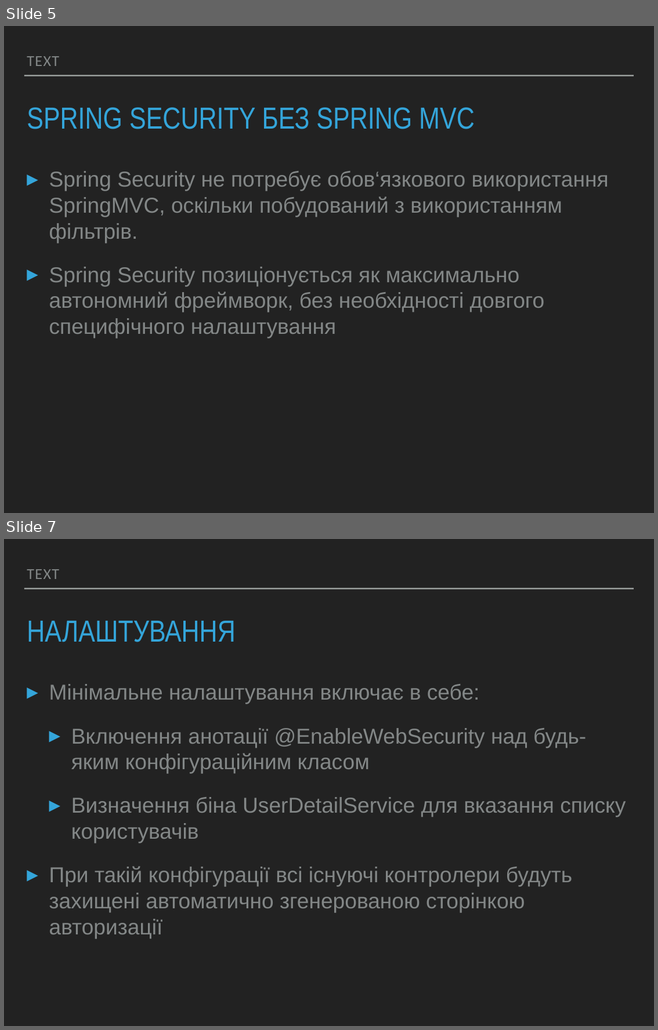
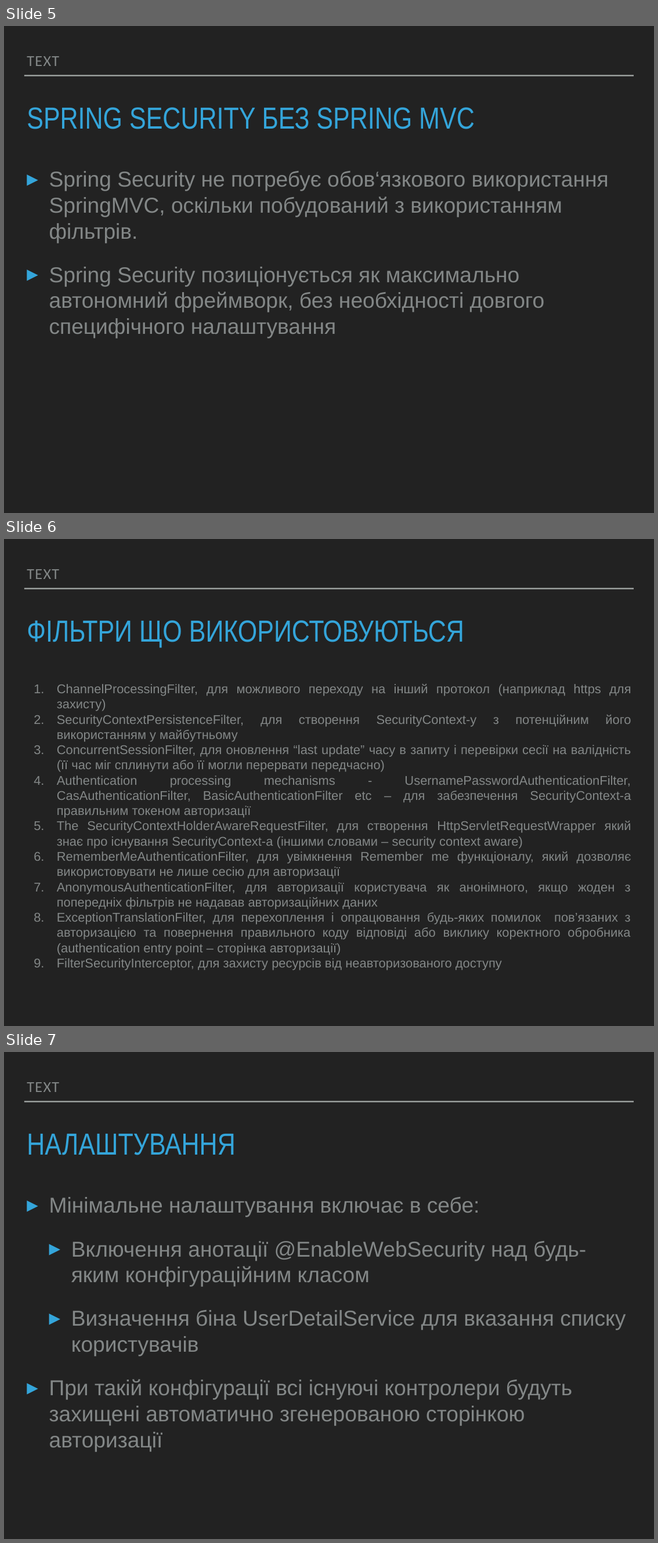
Before and after one commit to RetAlex/SpringLab_2019, a slide deck: assets/SpringSecurity.pptx. Shown one above the other, each under a label of ours: slides 5 and 7 before the commit, slides 5, 6 and 7 after it; the slides between them are not shown. The pictures are 658x1030 and 658x1543 pixels, drawn with LibreOffice and Linux fonts; fonts in the diff are those of the drawing. Boxes give left, top, right and bottom in pixels: in the first picture for what was removed or moved away, otherwise in the second. Text is boxed around its words. In the diff, an @@ line names an element or a change of style, - is before the commit and + after.

Commit message:
Updated Spring Security .pptx

```diff
--- a/assets/SpringSecurity.pptx
+++ b/assets/SpringSecurity.pptx
@@ slide 6 added at (4,539,654,1026), background #222222; not listed: 1 template element that a slide beside it also shows @@
@@ text added at (27,569,59,579), 24 pt, text #838787 @@
+TEXT
@@ title added at (27,620,464,647), 48 pt, text #34A5DA @@
+ФІЛЬТРИ ЩО ВИКОРИСТОВУЮТЬСЯ
@@ text added at (57,684,631,971), 20 pt, text #838787 @@
+1. ChannelProcessingFilter, для можливого переходу на інший протокол (наприклад https для захисту)
+2. SecurityContextPersistenceFilter, для створення SecurityContext-y з потенційним його використанням у майбутньому
+3. ConcurrentSessionFilter, для оновлення “last update” часу в запиту і перевірки сесії на валідність (її час міг сплинути або її могли перервати передчасно)
+4. Authentication processing mechanisms - UsernamePasswordAuthenticationFilter, CasAuthenticationFilter, BasicAuthenticationFilter etc – для забезпечення SecurityContext-а правильним токеном авторизації
+5. The SecurityContextHolderAwareRequestFilter, для створення HttpServletRequestWrapper який знає про існування SecurityContext-а (іншими словами – security context aware)
+6. RememberMeAuthenticationFilter, для увімкнення Remember me функціоналу, який дозволяє використовувати не лише сесію для авторизації
+7. AnonymousAuthenticationFilter, для авторизації користувача як анонімного, якщо жоден з попередніх фільтрів не надавав авторизаційних даних
+8. ExceptionTranslationFilter, для перехоплення і опрацювання будь-яких помилок пов’язаних з авторизацією та повернення правильного коду відповіді або виклику коректного обробника (authentication entry point – сторінка авторизації)
+9. FilterSecurityInterceptor, для захисту ресурсів від неавторизованого доступу
```
Also in this commit, not shown: 1 slide removed.
